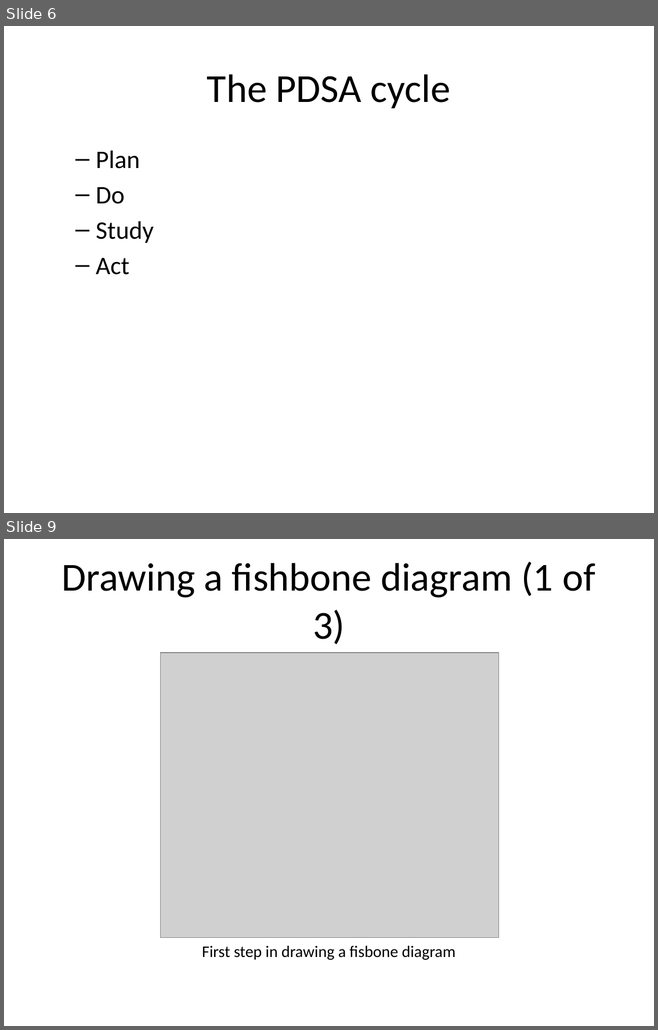
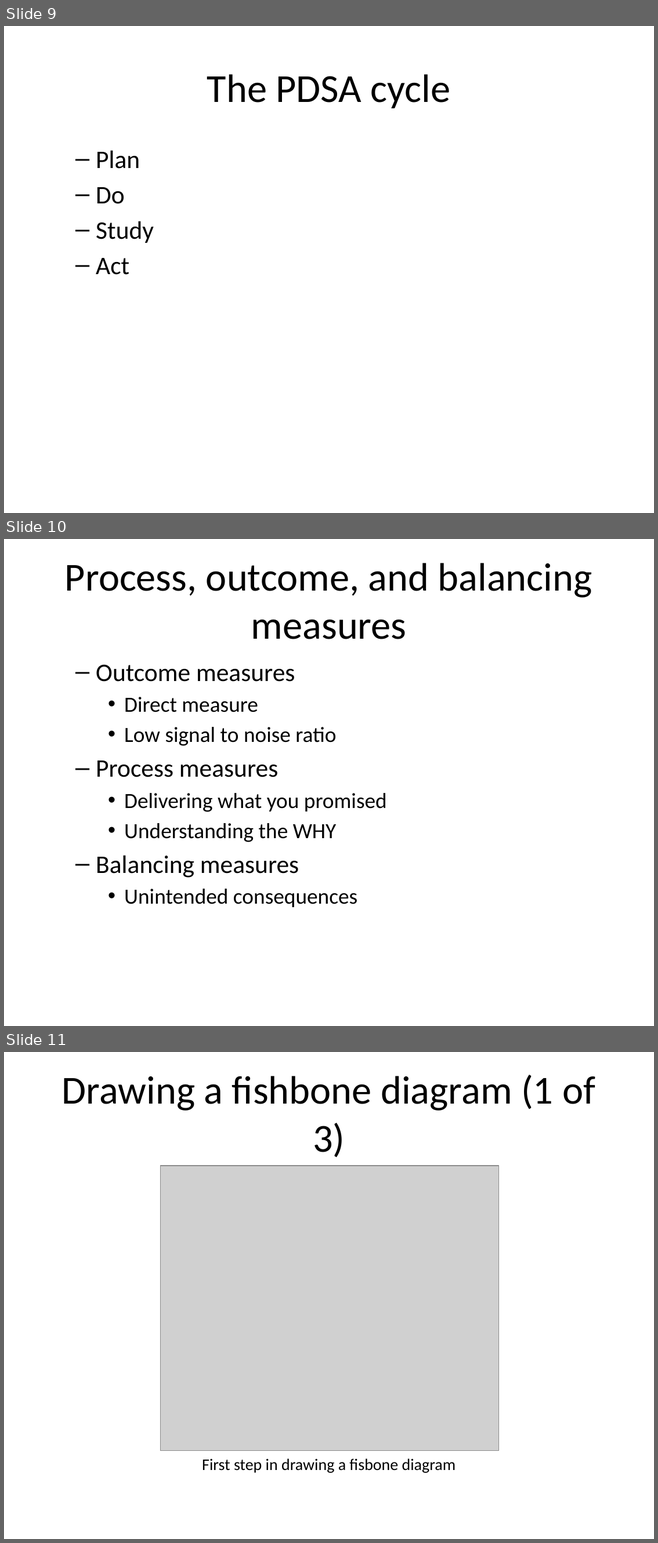
Before and after one commit to classes-medb/5510, a slide deck: src/video-05-quasi-experiments.pptx. Shown one above the other, each under a label of ours: slides 6 and 9 before the commit, slides 9, 10 and 11 after it; the slides between them are not shown. The pictures are 658x1030 and 658x1543 pixels, drawn with LibreOffice and Linux fonts; fonts in the diff are those of the drawing; grey boxes stand for pictures. Boxes give left, top, right and bottom in pixels: in the first picture for what was removed or moved away, otherwise in the second. Text is boxed around its words. In the diff, an @@ line names an element or a change of style, - is before the commit and + after.

```diff
--- a/src/video-05-quasi-experiments.pptx
+++ b/src/video-05-quasi-experiments.pptx
@@ slide 10 added at (4, 539, 654, 1026), background #FFFFFF @@
@@ title added at (65, 563, 592, 639), 44 pt, text #000000 @@
+Process, outcome, and balancing measures
@@ text added at (96, 664, 387, 907), 24 pt, text #000000 @@
+  – Outcome measures
+    • Direct measure
+    • Low signal to noise ratio
+  – Process measures
+    • Delivering what you promised
+    • Understanding the WHY
+  – Balancing measures
+    • Unintended consequences
@@ what was slide 6 is now slide 9 @@
@@ what was slide 9 is now slide 11 @@
```
Also in this commit, not shown: 5 slides changed, 6 other slides added, 4 slides removed, 6 other files.
